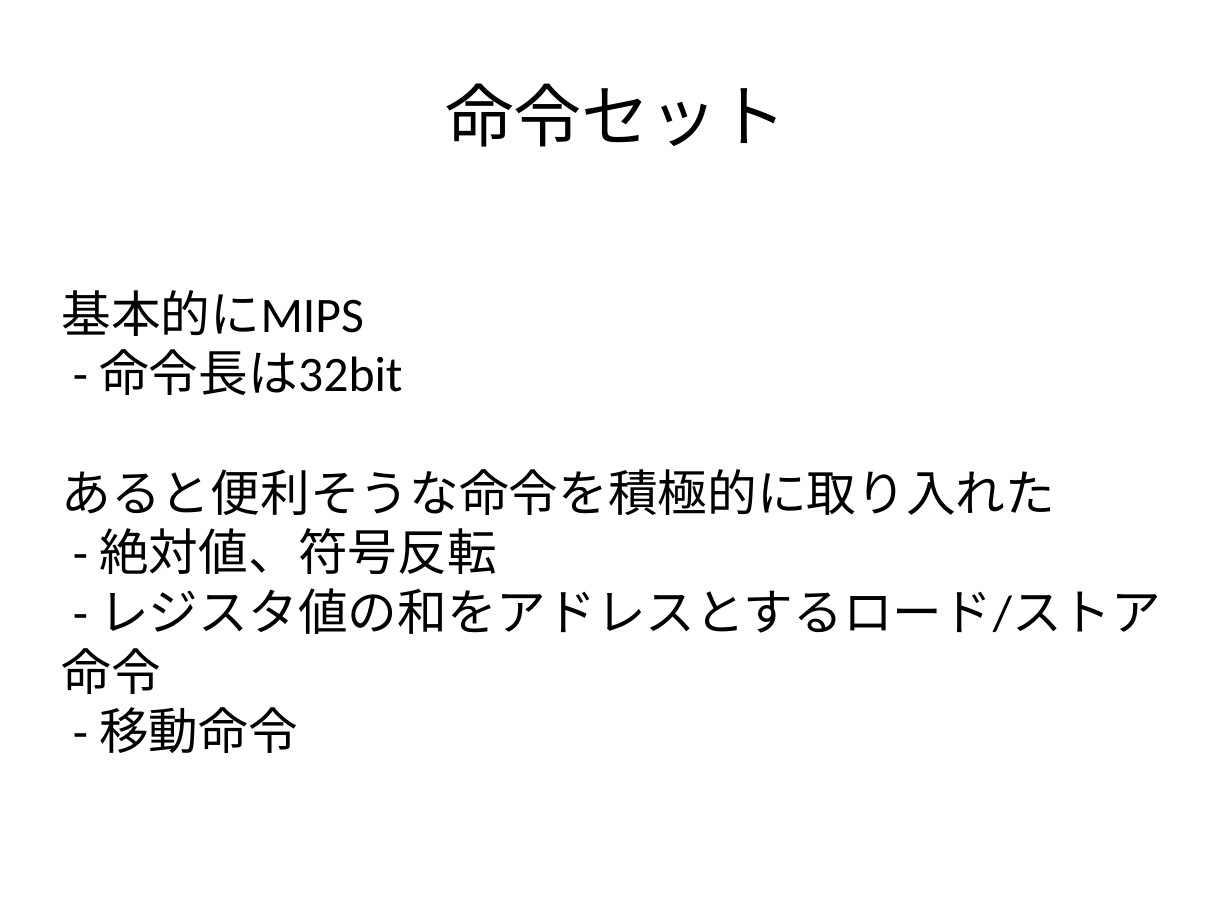
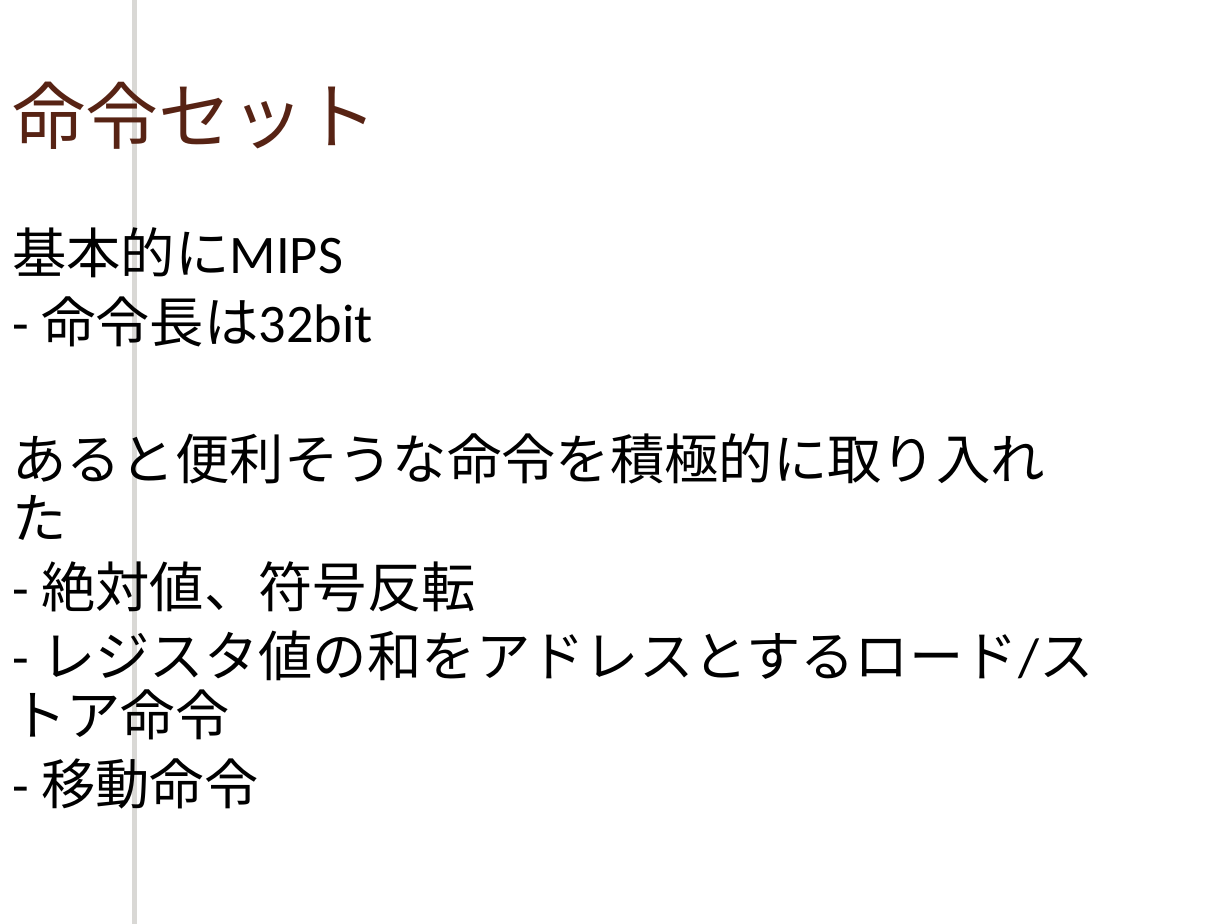
Before and after one commit to cpumul4/cpuex, a slide deck: slide 3 of 10_09.odp (slide 2 before the commit). Drawn at 1232x924 pixels with LibreOffice and Linux fonts; fonts in the diff are those of the drawing; background and template pictures are left out. Boxes give left, top, right and bottom in pixels: in the first picture for what was removed or moved away, otherwise in the second. Text is boxed around its words. In the diff, an @@ line names an element or a change of style, - is before the commit and + after.

```diff
--- a/10_09.odp
+++ b/10_09.odp
@@ freeform shape added at (136, 0, 146, 924), fill #FFFFFF @@
@@ title "命令セット": place and size @@
-title "命令セット" at (445, 83, 786, 147)
+title "命令セット" at (12, 69, 377, 162)
@@ title "命令セット" at (12, 69, 377, 162): size 44 to 47 pt, text colour #000000 to #572314; alignment centre to left @@
@@ subtitle "基本的にMIPS": place and size @@
-subtitle "基本的にMIPS" at (62, 290, 1161, 753)
+subtitle "基本的にMIPS" at (12, 217, 1094, 818)
@@ subtitle "基本的にMIPS" at (12, 217, 1094, 818): size 32 to 35 pt; line spacing 1 to 0.9; more space between paragraphs @@
```
Also in this commit, not shown: 6 other slides changed, 8 slides added, 2 slides removed.
